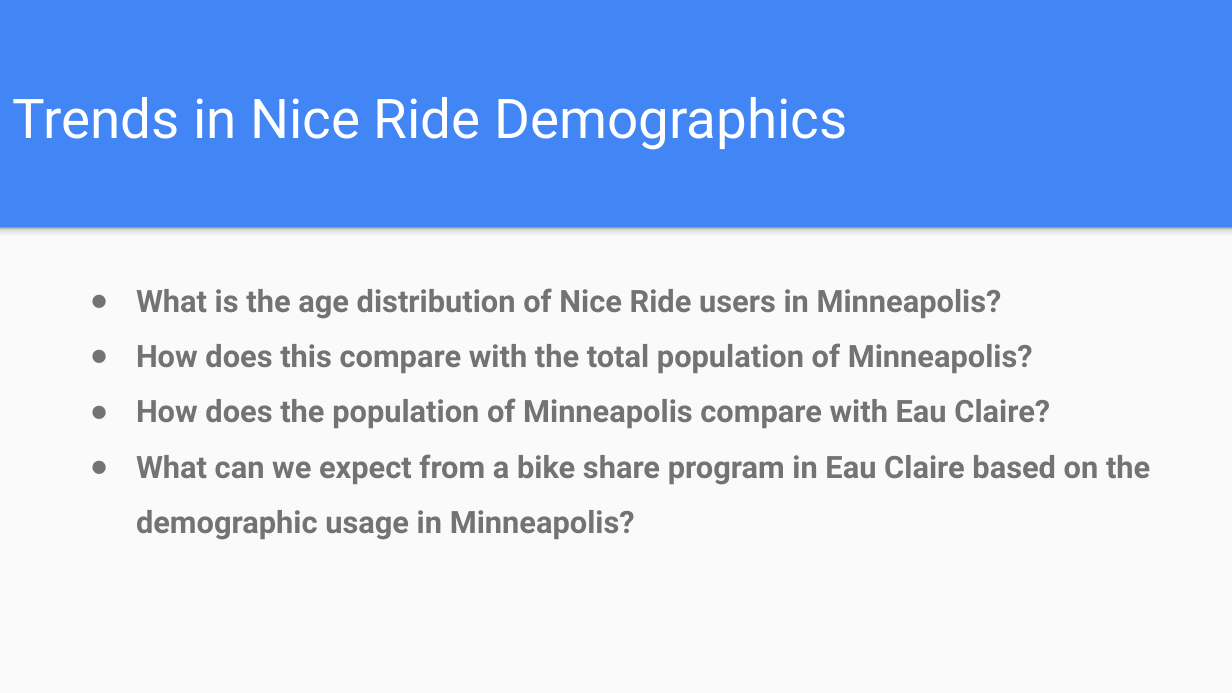
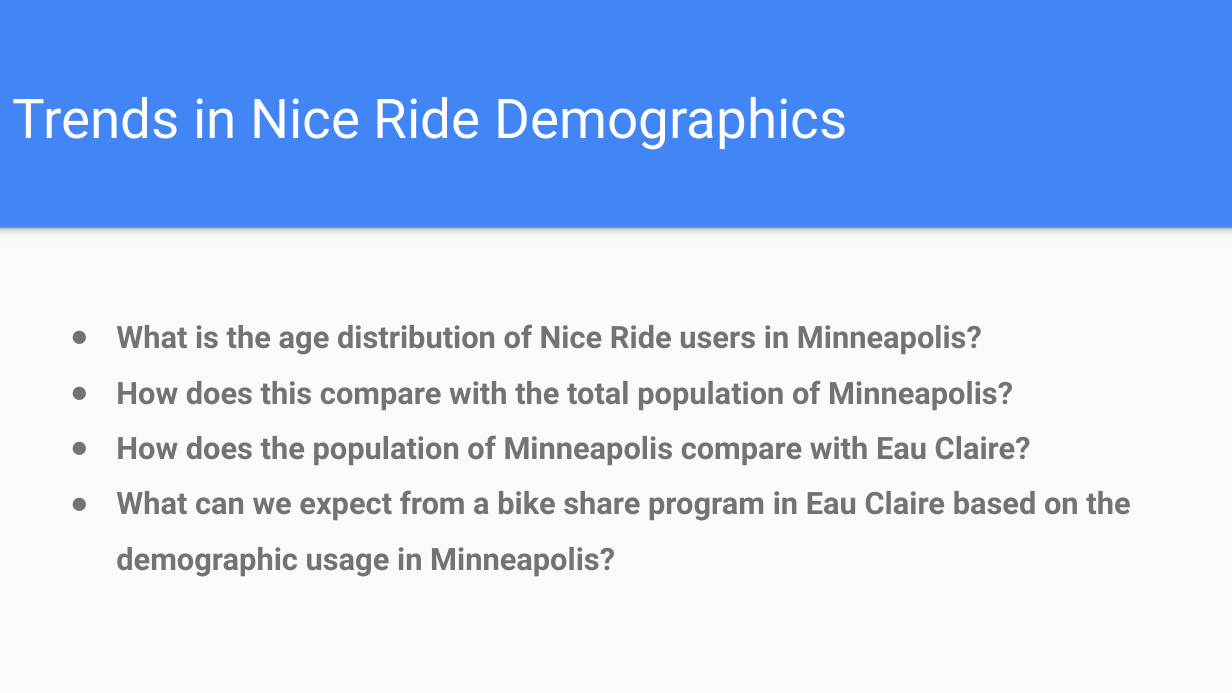
Before and after one commit to tdrygg/Group-Project, a slide deck: slide 15 of Patterns_In_NiceRide_Group6_Final.pptx. Drawn at 1232x693 pixels with LibreOffice and Linux fonts; fonts in the diff are those of the drawing. Boxes give left, top, right and bottom in pixels: in the first picture for what was removed or moved away, otherwise in the second. Text is boxed around its words. In the diff, an @@ line names an element or a change of style, - is before the commit and + after.

```diff
--- a/Patterns_In_NiceRide_Group6_Final.pptx
+++ b/Patterns_In_NiceRide_Group6_Final.pptx
@@ text "What is the age distribution ...": place and size @@
-text "What is the age distribution ..." at box(136, 288, 1150, 540)
+text "What is the age distribution ..." at box(116, 324, 1130, 577)
```
Also in this commit, not shown: 7 other slides changed.
